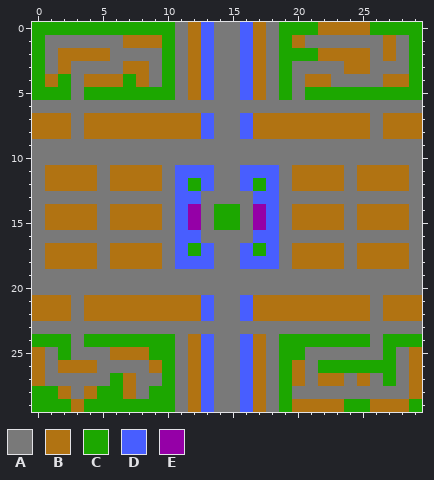
One commit to this pixel-art sprite: map.png. That is the earlier state.
The file is 30x30 pixels. Colours within 5 levels of each other are drawn and written as one.
Palette (. is transparent): A #797979  B #b17312  C #1ca700  D #485eff  E #9500a7
Now the later version:
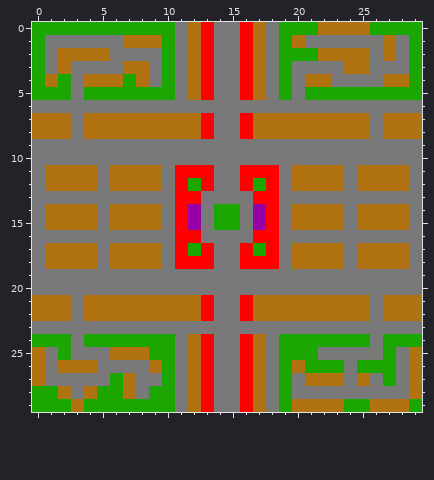
The exact change:
@@ palette @@
-D #485eff
+D #ff0000
@@ x 18..26 @@
 24 ACCCCCCCA
-25 ACCAAAAAA
-26 ACBACCCCC
-27 ACBABBABA
+25 ACCCAAAAA
+26 ACBCCCACC
+27 ACABBBABA
 28 ACAAAAAAA
Boxes around the changes in both pictures, in picture pixels (x1, y1, x2, y2):
changed: (175, 22, 357, 412)
